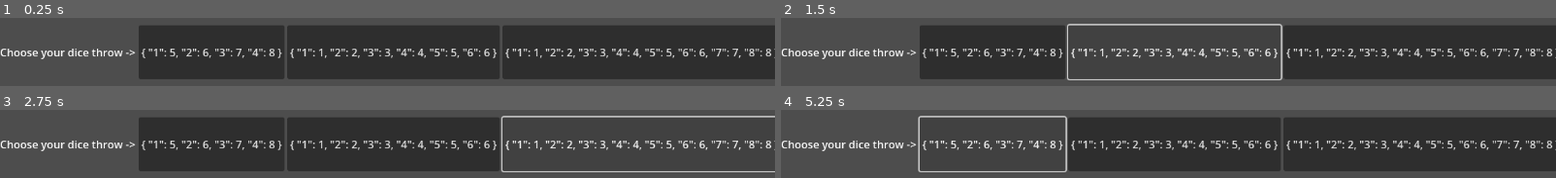
Above: before the commit, frames 1-4 (two rows, left to right).
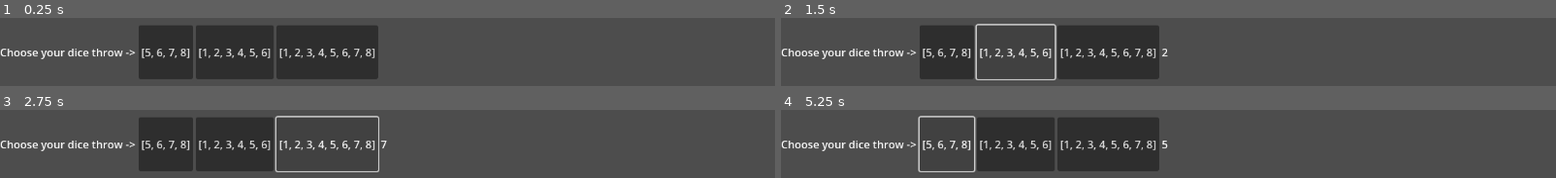
Above: after the commit, the same moments.

Repository: icvara/IMPROGAMEJAM2
Game: Godot game, scene res://Scenes/fight_scene.tscn
The game is run twice, just before and just after one commit, with the same random seed, the same clock (stepped at 60 frames per second) and the same inputs. This scene is started directly instead of the project's main scene.
Inputs:
- Up to frame 1 (0.25 s): no input
- Up to frame 2 (1.5 s): click "{ '1': 5, '2': 6, '3': 7, '4'…" (after the commit: "[5, 6, 7, 8]") at 0.5 s; click "{ '1': 1, '2': 2, '3': 3, '4'…" (after the commit: "[1, 2, 3, 4, 5, 6]") at 1.25 s
- Up to frame 3 (2.75 s): click "{ '1': 1, '2': 2, '3': 3, '4'…" (after the commit: "[1, 2, 3, 4, 5, 6, 7, 8]") at 2 s
- Up to frame 4 (5.25 s): click "{ '1': 5, '2': 6, '3': 7, '4'…" (after the commit: "[5, 6, 7, 8]") at 2.75 s; click "{ '1': 1, '2': 2, '3': 3, '4'…" (after the commit: "[1, 2, 3, 4, 5, 6]") at 3.5 s; click "{ '1': 1, '2': 2, '3': 3, '4'…" (after the commit: "[1, 2, 3, 4, 5, 6, 7, 8]") at 4.25 s; click "{ '1': 5, '2': 6, '3': 7, '4'…" (after the commit: "[5, 6, 7, 8]") at 5 s

The runs differ from the first frame. In frame 1, 42% of the frame differs, in the area x 18-100%, y 11-91%; in frame 2, 32%; in frame 3, 18%; in frame 4, 42%, in the area x 18-100%, y 8-92%.

Commit message:
smoother text

Diff:
--- a/impro_gamejam_2/Scripts/fight_scene.gd
+++ b/impro_gamejam_2/Scripts/fight_scene.gd
@@ -4,21 +4,21 @@
 
 func _ready():
 	DiceButtonText(Save.dice1,$BoxContainer/Dice1)
-	$BoxContainer/Dice2.text = str(Save.dice2)
-	$BoxContainer/Dice3.text = str(Save.dice3)
-	$BoxContainer/Dice4.text = str(Save.dice4)
-	$BoxContainer/Dice5.text = str(Save.dice5)
-	$BoxContainer/Dice6.text = str(Save.dice6)
-	$BoxContainer/Dice7.text = str(Save.dice7)
-	$BoxContainer/Dice8.text = str(Save.dice8)
-	$BoxContainer/Dice9.text = str(Save.dice9)
-	$BoxContainer/Dice10.text = str(Save.dice10)
-	$BoxContainer/Dice11.text = str(Save.dice11)
-	$BoxContainer/Dice12.text = str(Save.dice12)
-	$BoxContainer/Dice13.text = str(Save.dice13)
-	$BoxContainer/Dice14.text = str(Save.dice14)
-	$BoxContainer/Dice15.text = str(Save.dice15)
-	$BoxContainer/Dice16.text = str(Save.dice16)
+	DiceButtonText(Save.dice2,$BoxContainer/Dice2)
+	DiceButtonText(Save.dice3,$BoxContainer/Dice3)
+	DiceButtonText(Save.dice4,$BoxContainer/Dice4)
+	DiceButtonText(Save.dice5,$BoxContainer/Dice5)
+	DiceButtonText(Save.dice6,$BoxContainer/Dice6)
+	DiceButtonText(Save.dice7,$BoxContainer/Dice7)
+	DiceButtonText(Save.dice8,$BoxContainer/Dice8)
+	DiceButtonText(Save.dice9,$BoxContainer/Dice9)
+	DiceButtonText(Save.dice10,$BoxContainer/Dice10)
+	DiceButtonText(Save.dice11,$BoxContainer/Dice11)
+	DiceButtonText(Save.dice12,$BoxContainer/Dice12)
+	DiceButtonText(Save.dice13,$BoxContainer/Dice13)
+	DiceButtonText(Save.dice14,$BoxContainer/Dice14)
+	DiceButtonText(Save.dice15,$BoxContainer/Dice15)
+	DiceButtonText(Save.dice16,$BoxContainer/Dice16)
 	dice_check($BoxContainer/Dice1)
 	dice_check($BoxContainer/Dice2)
 	dice_check($BoxContainer/Dice3)
@@ -40,10 +40,10 @@
 	var dicesizevalue = Dicename.size()
 	#var random_element = randi_range(1,dicesizevalue)
 	#var rng_effect = Dicename [str(random_element)]
-	BoxButtonNumber.text = str(Dicename)
+	BoxButtonNumber.text = str(Dicename.values())
 
 func dice_check(dicelabel):
-	if dicelabel.text == "{  }":
+	if dicelabel.text == "[]":
 		dicelabel.hide()
 
 
--- a/impro_gamejam_2/Scripts/starting_dice.gd
+++ b/impro_gamejam_2/Scripts/starting_dice.gd
@@ -27,11 +27,11 @@
 	"8":randi_range(3, 8),
 }
 	$BoxContainer/Dice1.text = "dice1 :
-		"+str(Save.dice1)
+		"+str(Save.dice1.values())
 	$BoxContainer/Dice2.text = "dice2 :
-		"+str(Save.dice2)
+		"+str(Save.dice2.values())
 	$BoxContainer/Dice3.text = "dice3 :
-		"+str(Save.dice3)
+		"+str(Save.dice3.values())
 
 func _on_dice_1_button_down() -> void:
 	Save.dice2 = {}
Not shown: 1 places in impro_gamejam_2/Scenes/world_map.tscn that only renumber resources
